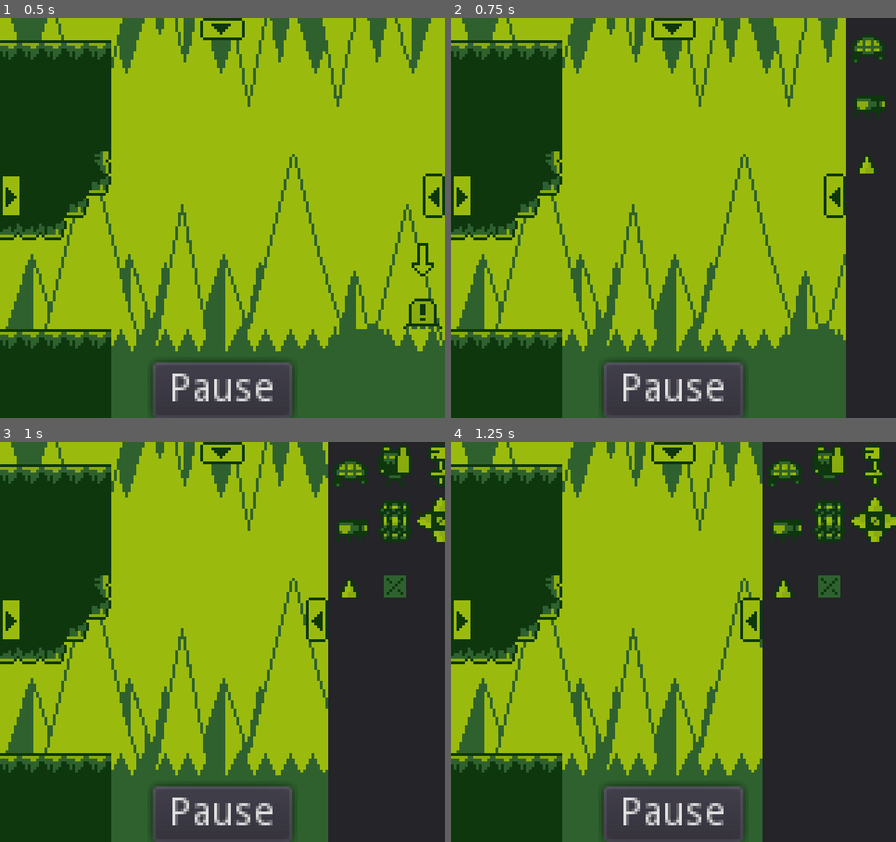
Above: before the commit, frames 1-4 (two rows, left to right).
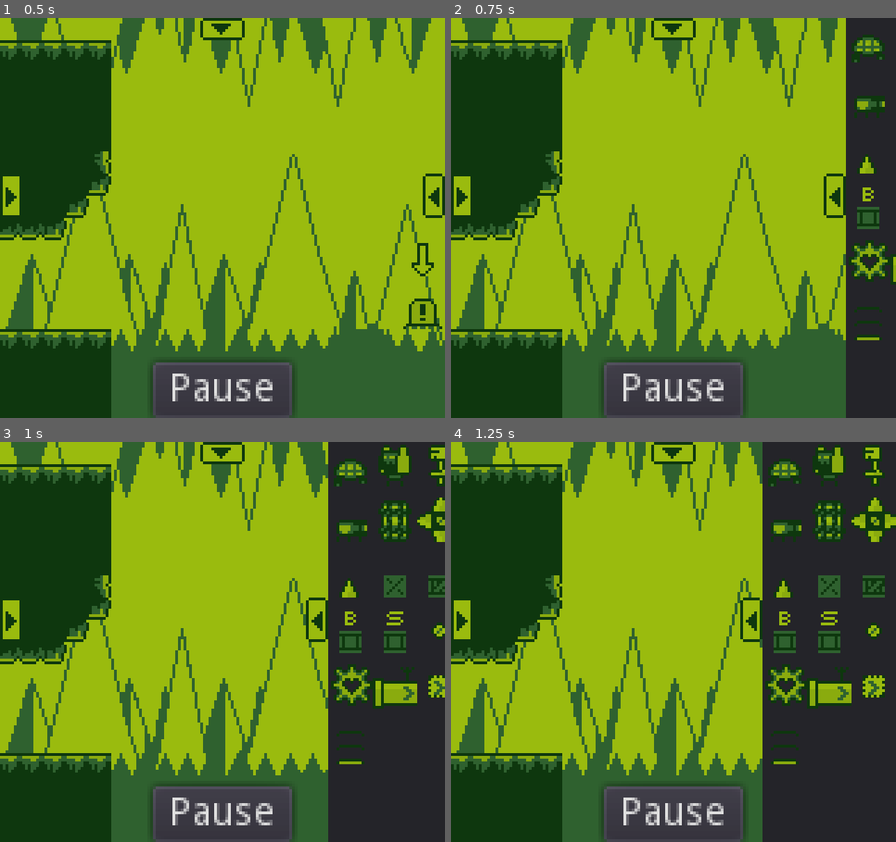
Above: after the commit, the same moments.

Repository: AlanRostem/TurboTrooper
Game: Godot game, scene res://scenes/editor/Editor.tscn
Two runs of this game, one before a commit and one after it. Both use one fixed random seed, a clock stepped at 60 frames per second and the inputs below. This scene is started directly instead of the project's main scene. Sound files missing from this copy of the repository are replaced by a short silence.
Inputs (mouse positions are in pixels of both pictures, inside the frame that each line leads up to):
- Up to frame 1 (0.5 s): no input
- Up to frame 2 (0.75 s): click (887, 194) at 0.5 s
- Up to frame 3 (1 s): no input
- Up to frame 4 (1.25 s): no input

Frame 1 is identical in both runs. In frame 2, 1.2% of the frame differs, in the area x 89-100%, y 42-81%; in frame 3, 2.7%; in frame 4, 2.8%, in the area x 70-98%, y 33-81%.

Commit message:
all added, need to fix geometry

Diff:
--- a/project/scenes/editor/Editor.tscn
+++ b/project/scenes/editor/Editor.tscn
@@ -18,6 +18,14 @@
 [ext_resource path="res://scenes/game/world/environment/hazards/MovingSpikeHazard.tscn" type="PackedScene" id=16]
 [ext_resource path="res://scenes/game/world/environment/hazards/SpikeHazard.tscn" type="PackedScene" id=17]
 [ext_resource path="res://scenes/game/world/structure/destructible/ChainedCrate.tscn" type="PackedScene" id=18]
+[ext_resource path="res://scenes/game/world/structure/destructible/Crate.tscn" type="PackedScene" id=19]
+[ext_resource path="res://scenes/game/world/structure/destructible/BlasterCrate.tscn" type="PackedScene" id=20]
+[ext_resource path="res://scenes/game/world/structure/destructible/SwordCrate.tscn" type="PackedScene" id=21]
+[ext_resource path="res://scenes/game/world/entity/entities/item/collectible_items/FloatingScrap.tscn" type="PackedScene" id=22]
+[ext_resource path="res://scenes/game/world/entity/entities/item/collectible_items/SuperScrap.tscn" type="PackedScene" id=23]
+[ext_resource path="res://scenes/game/world/structure/speed_pipe/SpeedBlock.tscn" type="PackedScene" id=24]
+[ext_resource path="res://scenes/game/world/structure/speed_pipe/SpeedPipeArea.tscn" type="PackedScene" id=25]
+[ext_resource path="res://scenes/game/world/environment/LaunchPad.tscn" type="PackedScene" id=26]
 
 [sub_resource type="AtlasTexture" id=1]
 atlas = ExtResource( 7 )
@@ -31,45 +39,77 @@
 atlas = ExtResource( 7 )
 region = Rect2( 48, 0, 16, 16 )
 
+[sub_resource type="AtlasTexture" id=4]
+atlas = ExtResource( 7 )
+region = Rect2( 16, 16, 16, 16 )
+
+[sub_resource type="AtlasTexture" id=5]
+atlas = ExtResource( 7 )
+region = Rect2( 32, 16, 16, 16 )
+
+[sub_resource type="AtlasTexture" id=6]
+atlas = ExtResource( 7 )
+region = Rect2( 48, 16, 16, 16 )
+
+[sub_resource type="AtlasTexture" id=7]
+atlas = ExtResource( 7 )
+region = Rect2( 0, 32, 16, 16 )
+
+[sub_resource type="AtlasTexture" id=8]
+atlas = ExtResource( 7 )
+region = Rect2( 16, 32, 16, 16 )
+
 [sub_resource type="AtlasTexture" id=9]
 atlas = ExtResource( 7 )
-region = Rect2( 16, 16, 16, 16 )
+region = Rect2( 32, 32, 16, 16 )
 
 [sub_resource type="AtlasTexture" id=10]
 atlas = ExtResource( 7 )
-region = Rect2( 32, 16, 16, 16 )
+region = Rect2( 48, 32, 16, 16 )
+
+[sub_resource type="AtlasTexture" id=16]
+atlas = ExtResource( 7 )
+region = Rect2( 0, 48, 16, 16 )
+
+[sub_resource type="AtlasTexture" id=17]
+atlas = ExtResource( 7 )
+region = Rect2( 16, 48, 16, 16 )
+
+[sub_resource type="AtlasTexture" id=18]
+atlas = ExtResource( 7 )
+region = Rect2( 32, 48, 16, 16 )
+
+[sub_resource type="AtlasTexture" id=19]
+atlas = ExtResource( 7 )
+region = Rect2( 48, 48, 16, 16 )
+
+[sub_resource type="AtlasTexture" id=20]
+atlas = ExtResource( 7 )
+region = Rect2( 0, 64, 16, 16 )
+
+[sub_resource type="AtlasTexture" id=21]
+atlas = ExtResource( 7 )
+region = Rect2( 16, 64, 16, 16 )
+
+[sub_resource type="AtlasTexture" id=22]
+atlas = ExtResource( 7 )
+region = Rect2( 32, 64, 16, 16 )
 
 [sub_resource type="AtlasTexture" id=11]
 atlas = ExtResource( 7 )
-region = Rect2( 48, 16, 16, 16 )
-
-[sub_resource type="AtlasTexture" id=12]
-atlas = ExtResource( 7 )
-region = Rect2( 0, 32, 16, 16 )
+region = Rect2( 16, 0, 16, 8 )
+
+[sub_resource type="ButtonGroup" id=12]
 
 [sub_resource type="AtlasTexture" id=13]
 atlas = ExtResource( 7 )
-region = Rect2( 16, 32, 16, 16 )
+region = Rect2( 16, 8, 8, 8 )
 
 [sub_resource type="AtlasTexture" id=14]
 atlas = ExtResource( 7 )
-region = Rect2( 32, 32, 16, 16 )
-
-[sub_resource type="AtlasTexture" id=4]
-atlas = ExtResource( 7 )
-region = Rect2( 16, 0, 16, 8 )
-
-[sub_resource type="ButtonGroup" id=5]
-
-[sub_resource type="AtlasTexture" id=6]
-atlas = ExtResource( 7 )
-region = Rect2( 16, 8, 8, 8 )
-
-[sub_resource type="AtlasTexture" id=7]
-atlas = ExtResource( 7 )
 region = Rect2( 24, 8, 8, 8 )
 
-[sub_resource type="AtlasTexture" id=8]
+[sub_resource type="AtlasTexture" id=15]
 atlas = ExtResource( 7 )
 region = Rect2( 8, 0, 8, 16 )
 
@@ -200,8 +240,66 @@
 margin_top = 40.0
 margin_right = 32.0
 margin_bottom = 56.0
-__icon = SubResource( 14 )
+__icon = SubResource( 9 )
 __entity = ExtResource( 18 )
+
+[node name="EntityButton9" parent="MenuLayer/Entities/EntitiesGrid" instance=ExtResource( 6 )]
+margin_left = 32.0
+margin_top = 40.0
+margin_right = 48.0
+margin_bottom = 56.0
+__icon = SubResource( 10 )
+__entity = ExtResource( 19 )
+
+[node name="EntityButton10" parent="MenuLayer/Entities/EntitiesGrid" instance=ExtResource( 6 )]
+margin_top = 60.0
+margin_bottom = 76.0
+__icon = SubResource( 16 )
+__entity = ExtResource( 20 )
+
+[node name="EntityButton11" parent="MenuLayer/Entities/EntitiesGrid" instance=ExtResource( 6 )]
+margin_left = 16.0
+margin_top = 60.0
+margin_right = 32.0
+margin_bottom = 76.0
+__icon = SubResource( 17 )
+__entity = ExtResource( 21 )
+
+[node name="EntityButton12" parent="MenuLayer/Entities/EntitiesGrid" instance=ExtResource( 6 )]
+margin_left = 32.0
+margin_top = 60.0
+margin_right = 48.0
+margin_bottom = 76.0
+__icon = SubResource( 18 )
+__entity = ExtResource( 22 )
+
+[node name="EntityButton13" parent="MenuLayer/Entities/EntitiesGrid" instance=ExtResource( 6 )]
+margin_top = 80.0
+margin_bottom = 96.0
+__icon = SubResource( 19 )
+__entity = ExtResource( 23 )
+
+[node name="EntityButton14" parent="MenuLayer/Entities/EntitiesGrid" instance=ExtResource( 6 )]
+margin_left = 16.0
+margin_top = 80.0
+margin_right = 32.0
+margin_bottom = 96.0
+__icon = SubResource( 20 )
+__entity = ExtResource( 25 )
+
+[node name="EntityButton15" parent="MenuLayer/Entities/EntitiesGrid" instance=ExtResource( 6 )]
+margin_left = 32.0
+margin_top = 80.0
+margin_right = 48.0
+margin_bottom = 96.0
+__icon = SubResource( 21 )
+__entity = ExtResource( 24 )
+
+[node name="EntityButton16" parent="MenuLayer/Entities/EntitiesGrid" instance=ExtResource( 6 )]
+margin_top = 100.0
+margin_bottom = 116.0
+__icon = SubResource( 22 )
+__entity = ExtResource( 26 )
 
 [node name="Tools" type="Panel" parent="MenuLayer"]
 anchor_left = 0.5
Binary file changed: project/assets/sprites/editor/buttons.png
Not shown: 7 places in project/scenes/editor/Editor.tscn that only renumber resources
